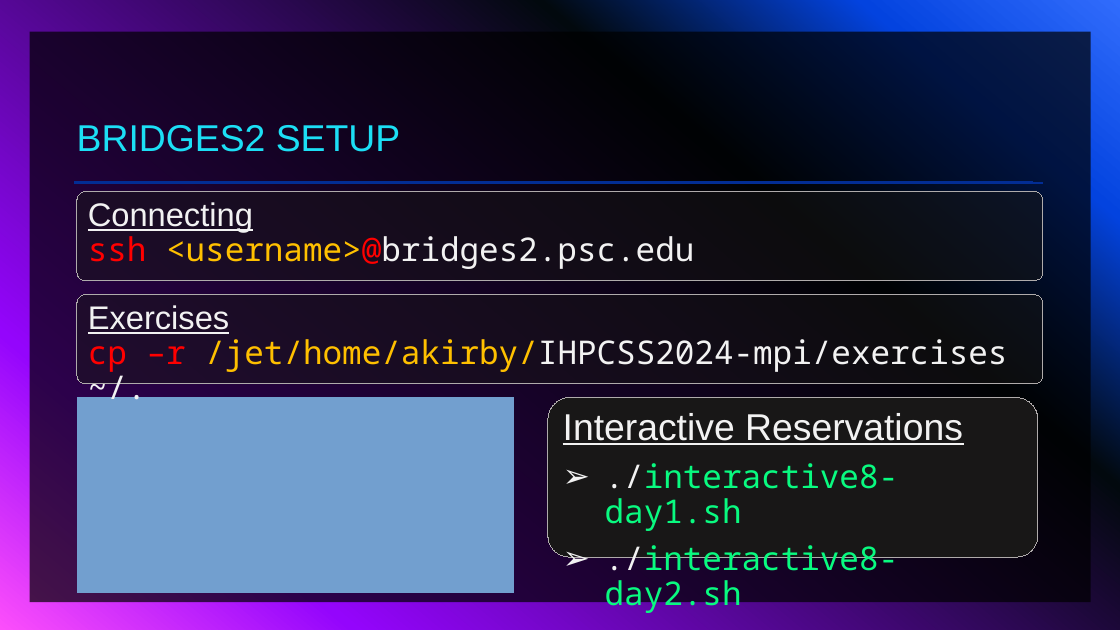
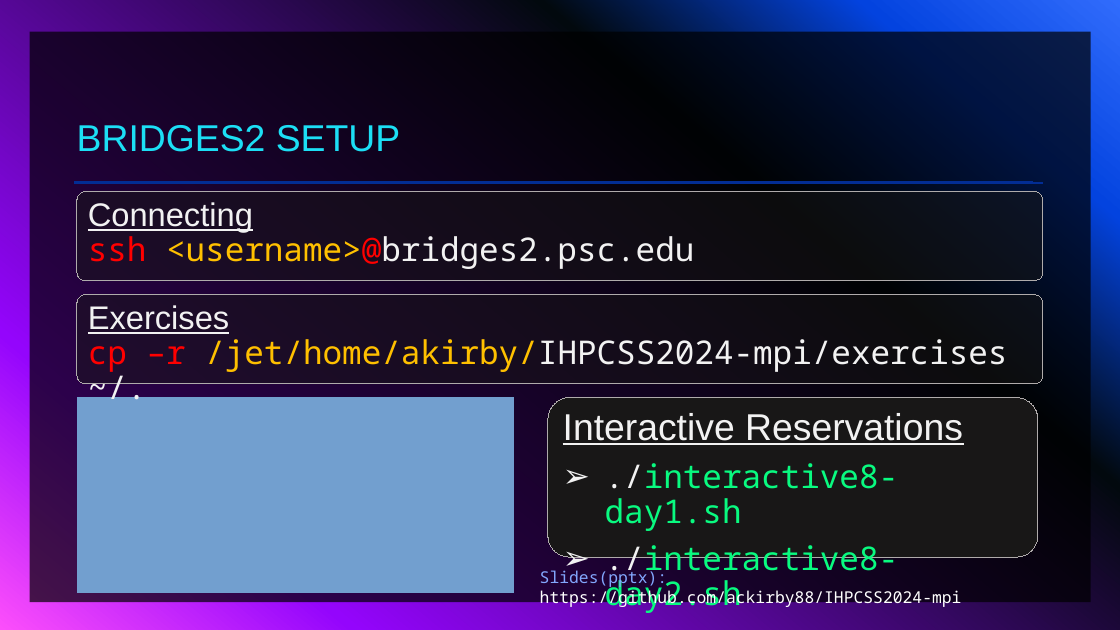
Before and after one commit to ackirby88/IHPCSS2024-mpi, a slide deck: slide 2 of slides/IHPCSS24-Track2-MPI-HandsOnExercises.pptx. Drawn at 1120x630 pixels with LibreOffice and Linux fonts; fonts in the diff are those of the drawing. Boxes give left, top, right and bottom in pixels: in the first picture for what was removed or moved away, otherwise in the second. Text is boxed around its words. In the diff, an @@ line names an element or a change of style, - is before the commit and + after.

Commit message:
Add github info to slides.

```diff
--- a/slides/IHPCSS24-Track2-MPI-HandsOnExercises.pptx
+++ b/slides/IHPCSS24-Track2-MPI-HandsOnExercises.pptx
@@ text added at (x1=540, y1=568, x2=962, y2=608), 14 pt, text #FFFFFF @@
+Slides(pptx): https://github.com/ackirby88/IHPCSS2024-mpi
```
Also in this commit, not shown: 1 slide added, 1 other file.
